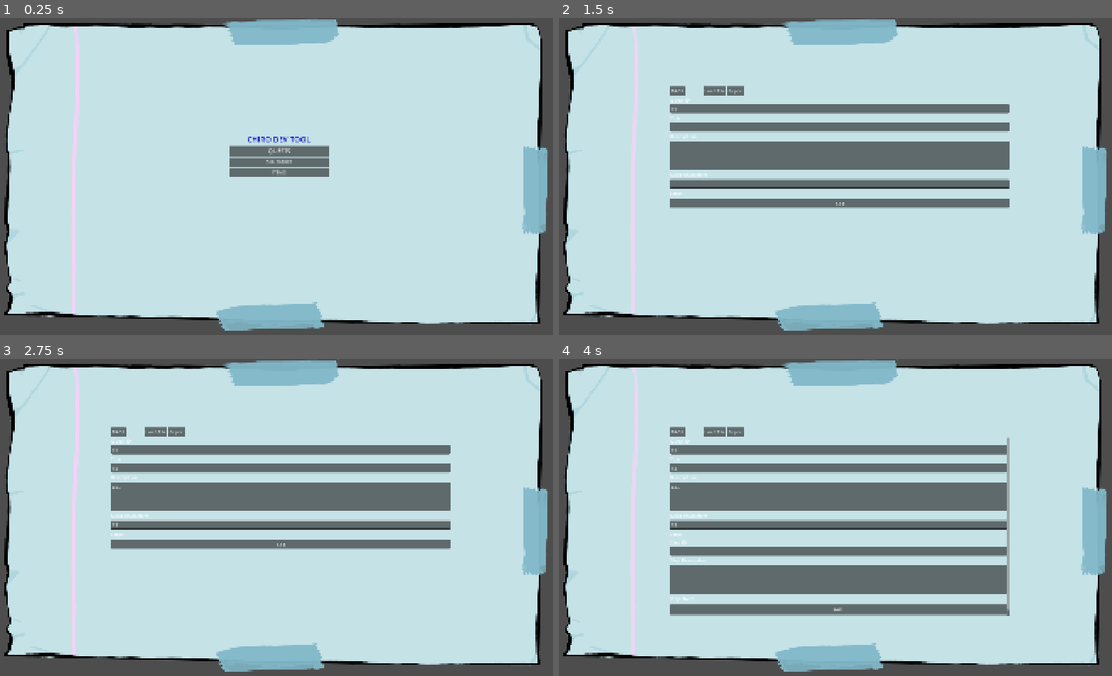
Above: before the commit, frames 1-4 (two rows, left to right).
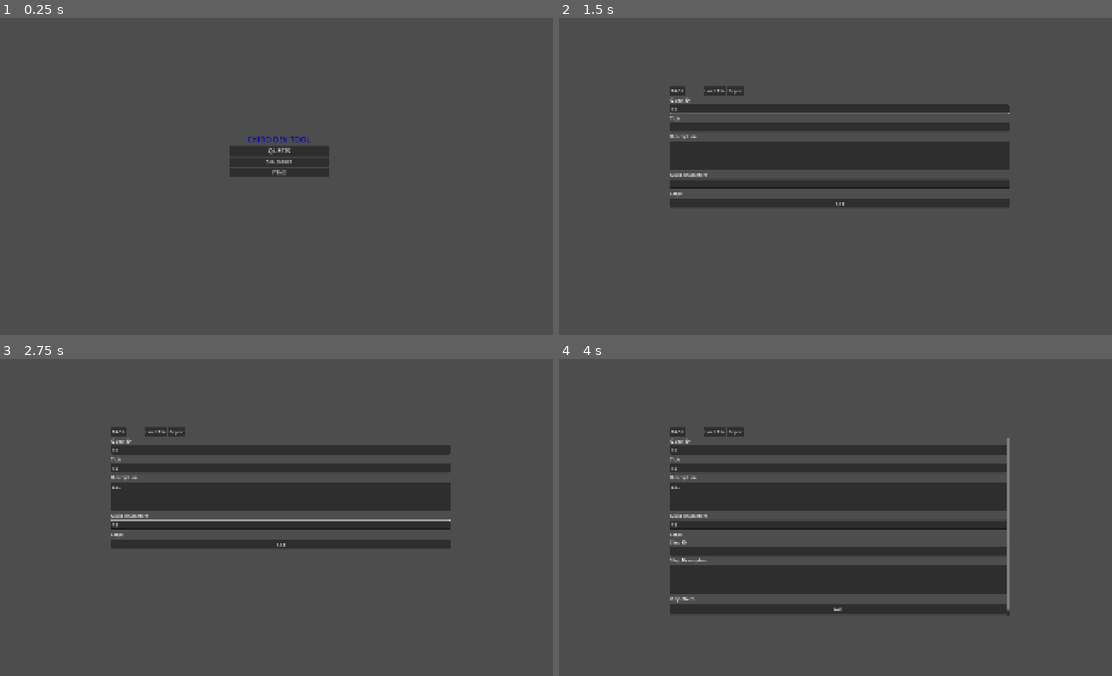
Above: after the commit, the same moments.

Repository: Seblecaribou/chiro-json-tool
Game: Godot game, scene res://Scenes/Main.tscn
The game is run twice, just before and just after one commit, with the same random seed, the same clock (stepped at 60 frames per second) and the same inputs.
Inputs (mouse positions are in pixels of both pictures, inside the frame that each line leads up to):
- Up to frame 1 (0.25 s): no input
- Up to frame 2 (1.5 s): click "QUESTS" at 0.5 s; click (841, 109) at 1.27 s; type "12" at 1.35 s
- Up to frame 3 (2.75 s): click (282, 466) at 1.5 s; type "12" at 1.58 s; click (282, 495) at 1.73 s; type "Alex" at 1.82 s; click (282, 523) at 2.02 s; type "12" at 2.1 s
- Up to frame 4 (4 s): click "Export" at 2.75 s; click "Add" at 3.5 s

The runs differ from the first frame. In frame 1, 91% of the frame differs, in the area x 0-99%, y 0-99%; in frame 2, 91%; in frame 3, 91%; in frame 4, 91%.
Error in both runs: Cannot call method 'store_string' on a null value. (res://Scripts/main.gd:87)

Commit message:
Fix boolean parsing - todo : fix array of string parsing

Diff:
--- a/Json/Results/Quest/q00.json
+++ b/Json/Results/Quest/q00.json
@@ -1,31 +1,124 @@
 {
-	"characters": "char",
-	"description": "description of qsuest",
+	"characters": "Lamis 'Miss' Thierry",
+	"description": "A week ago, I received a strange letter from my high school biology teacher, formerly Mademoiselle Catherine Brindherbe, now known as Madame Quastête. Now living in the hospice in the small coastal village of Charadeville, in Nourmandie, she asked me to visit her, regarding the disappearance of her son. After a long day traversing the gorgeous Francia’s countryside, from my office in Parisie to Nourmandie, I need a good night’s sleep before I visit her.",
 	"id": "q00",
 	"steps": [
 		{
-			"description": "step descrtiption test",
+			"description": "Well, if I believe the Croutard Guide, Mysterigolot is the only hotel in the 20km radius, but is well kept and has great summer ragout. I might as well check in.",
 			"id": "ste001",
 			"objectives": [
 				{
 					"characters": [
 						{
 
-						}
-					],
-					"description": "this is the obj description",
-					"goal": "goal_test",
-					"id": "obj01",
-					"mandatory": "CheckBox::[signal]pressed",
-					"results": [
+						},
 						{
 
 						}
 					],
-					"title": "objective title"
+					"description": "Book a room for the night.",
+					"goal": "tal_char_thierry",
+					"id": "obj01",
+					"mandatory": true,
+					"results": [
+						{
+
+						},
+						{
+
+						},
+						{
+
+						}
+					],
+					"title": "Check in."
+				},
+				{
+					"characters": [
+						{
+
+						},
+						{
+
+						},
+						{
+
+						}
+					],
+					"description": "Visit room 101",
+					"goal": "ent_room101",
+					"id": "obj02",
+					"mandatory": true,
+					"results": [
+						{
+
+						},
+						{
+
+						}
+					],
+					"title": "Room 101"
+				},
+				{
+					"characters": [
+						{
+
+						}
+					],
+					"description": "Get into bed.",
+					"goal": "exa_obs_bedroom101",
+					"id": "obj03",
+					"mandatory": true,
+					"results": [
+						{
+
+						},
+						{
+
+						},
+						{
+
+						},
+						{
+
+						}
+					],
+					"title": "Get a good night sleep."
+				}
+			]
+		},
+		{
+			"description": "Mademoiselle Thierry mentioned she worked at Charadeville’s hospice and knows Madame Quastête very well. She’s willing to give me some informations about my case, if I investigate a personal affair for her.",
+			"id": "ste002",
+			"objectives": [
+				{
+					"characters": [
+						{
+
+						},
+						{
+
+						},
+						{
+
+						}
+					],
+					"description": "I could accept the tenant's case, if I want more information about Château Quastête before leaving.",
+					"goal": "val_takecase",
+					"id": "obj01",
+					"mandatory": false,
+					"results": [
+						{
+
+						},
+						{
+
+						}
+					],
+					"title": "Accept the case."
 				}
 			]
 		}
 	],
-	"title": "title quest"
+	"title": "Welcome to Hôtel Mysterigolot"
 }
--- a/Scenes/Main.tscn
+++ b/Scenes/Main.tscn
@@ -18,6 +18,7 @@
 follow_viewport_enabled = true
 
 [node name="NinePatchRect" type="NinePatchRect" parent="CanvasLayer" unique_id=843436517]
+visible = false
 offset_right = 1898.0
 offset_bottom = 1072.0
 texture = ExtResource("2_rgh2o")
--- a/Scripts/EditorPage.gd
+++ b/Scripts/EditorPage.gd
@@ -35,29 +35,35 @@
 			continue
 
 		var type = child.get_meta("json_type")
-		var child_name = child.get_meta("json_name") if child.has_meta("json_name") else null
+		var name = child.get_meta("json_name") if child.has_meta("json_name") else null
 		var input = child.get_meta("json_input") if child.has_meta("json_input") else null
 
 		match type:
 			"string":
-				if child_name != null and input != null:
-					result[child_name] = input.text
+				if name != null:
+					result[name] = input.text
+
 			"number":
-				if child_name != null and input != null:
-					result[child_name] = input.value
+				if name != null:
+					result[name] = input.value
+
 			"bool":
-				if child_name != null and input != null:
-					result[child_name] = input.button_pressed if input is Button else input.button_pressed
+				if name != null:
+					result[name] = input.button_pressed
+
 			"array":
-				if child_name != null:
-					result[child_name] = _extract_array(child)
+				if name != null:
+					result[name] = _extract_array(child)
+
 			"object":
 				var nested_data = _extract_object(child)
-				if child_name != null and child_name != "":
-					result[child_name] = nested_data
+
+				if name != null and name != "":
+					result[name] = nested_data
 				else:
-					result.merge(nested_data)
-
+					# Root object only
+					for key in nested_data.keys():
+						result[key] = nested_data[key]
 	return result
 
 func _extract_array(wrapper: VBoxContainer) -> Array:
Not shown, removed: Json/Results/Quest/.json
